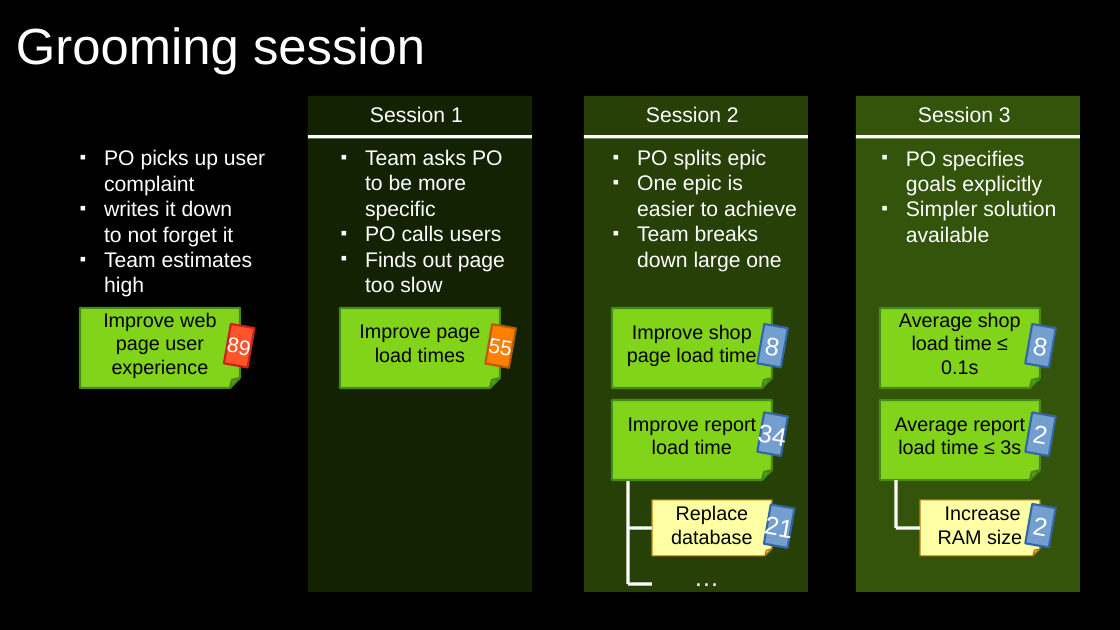
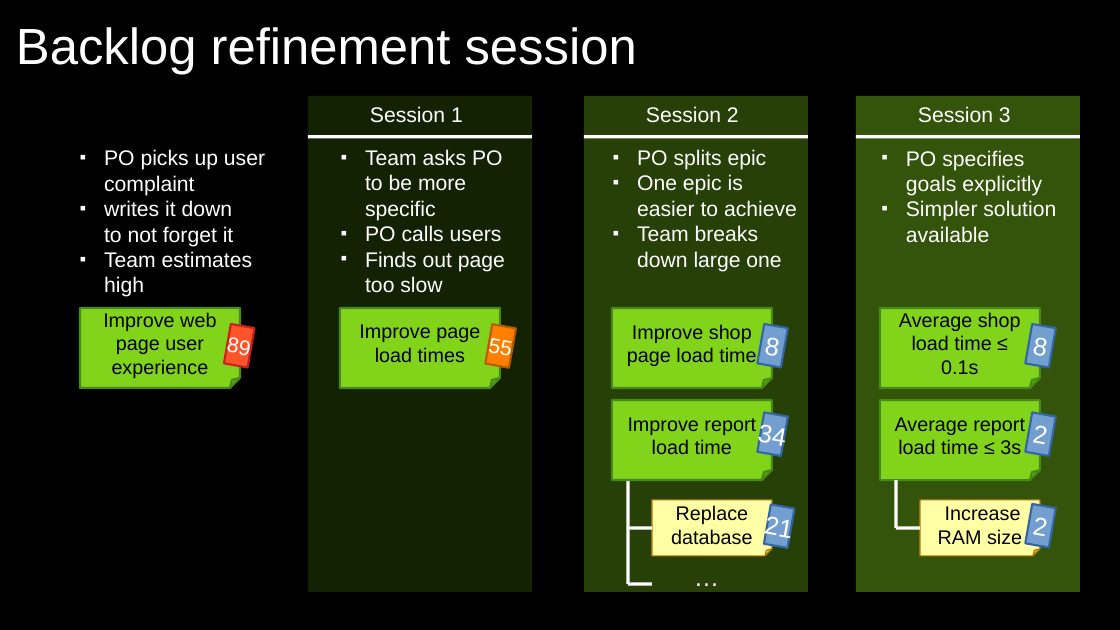
Before and after one commit to exasol/tutorials, a slide deck: slide 25 of estimating/estimating.odp. Drawn at 1120x630 pixels with LibreOffice and Linux fonts; fonts in the diff are those of the drawing; background and template pictures are left out. Boxes give left, top, right and bottom in pixels: in the first picture for what was removed or moved away, otherwise in the second. Text is boxed around its words. In the diff, an @@ line names an element or a change of style, - is before the commit and + after.

```diff
--- a/estimating/estimating.odp
+++ b/estimating/estimating.odp
@@ title at [16,27,637,74]: text changed @@
-Grooming session
+Backlog refinement session
```
Also in this commit, not shown: 1 other slide changed.
